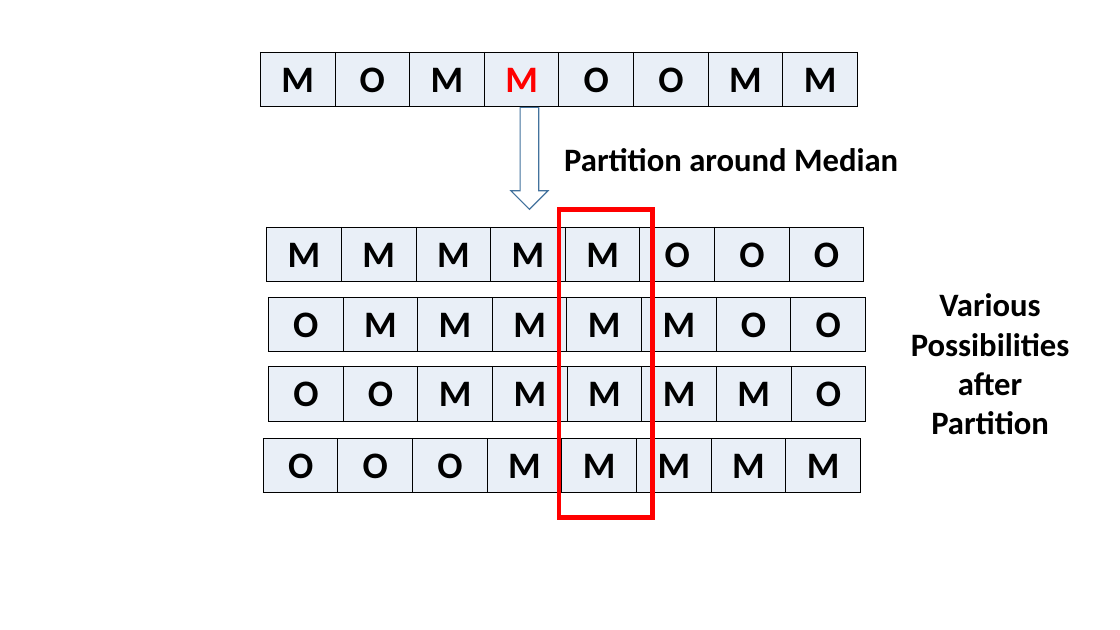
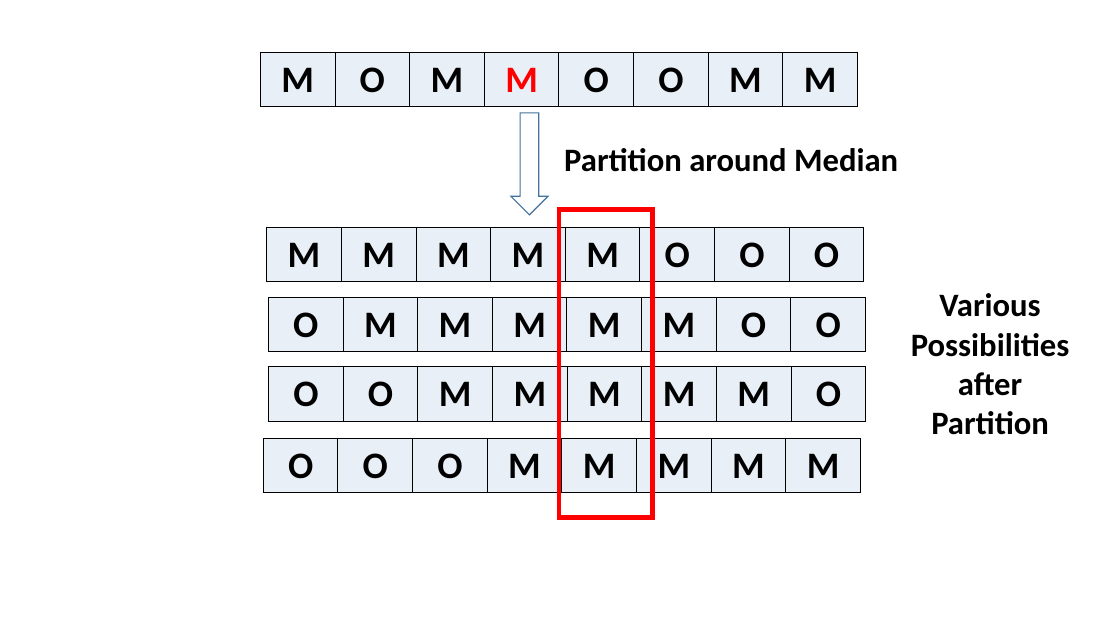
Before and after one commit to saravanan-thirumuruganathan/cse5311Fall2014, a slide deck: slide 8 of slides/4_OrderStatistics/figures.pptx. Drawn at 1120x630 pixels with LibreOffice and Linux fonts; fonts in the diff are those of the drawing. Boxes give left, top, right and bottom in pixels: in the first picture for what was removed or moved away, otherwise in the second. Text is boxed around its words. In the diff, an @@ line names an element or a change of style, - is before the commit and + after.

```diff
--- a/slides/4_OrderStatistics/figures.pptx
+++ b/slides/4_OrderStatistics/figures.pptx
@@ down arrow: place and size @@
-down arrow at bbox=[511, 108, 548, 209]
+down arrow at bbox=[511, 113, 548, 214]
```
Also in this commit, not shown: 15 other files.
